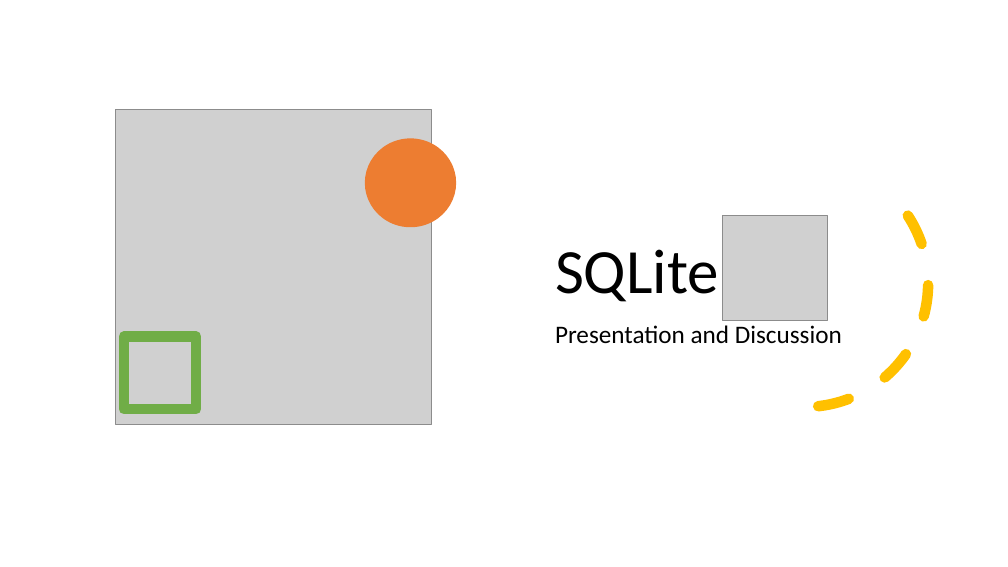
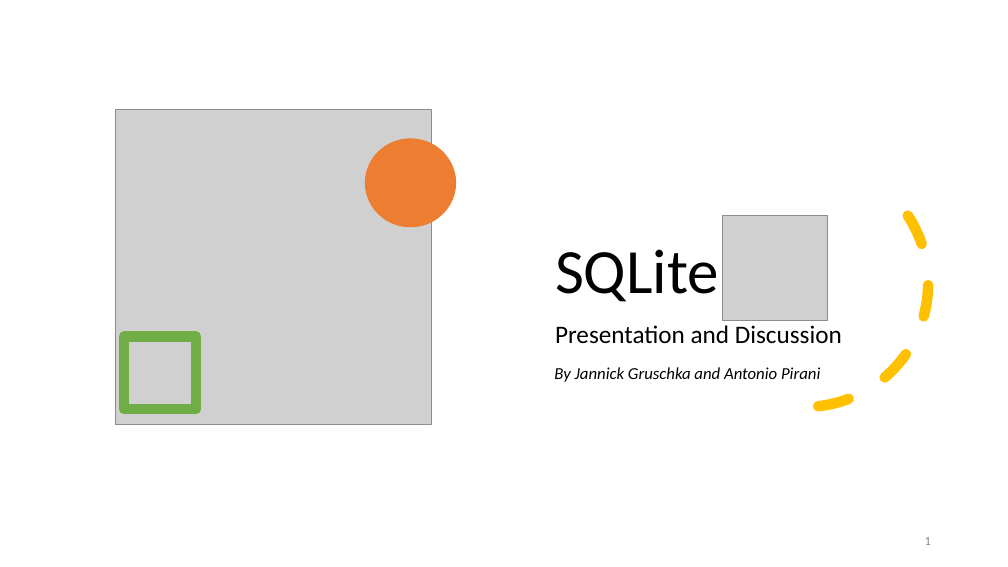
Before and after one commit to AntonioPirani/SQLiteProject, a slide deck: slide 1 of Presentation.pptx. Drawn at 1008x567 pixels with LibreOffice and Linux fonts; fonts in the diff are those of the drawing; grey boxes stand for pictures. Boxes give left, top, right and bottom in pixels: in the first picture for what was removed or moved away, otherwise in the second. Text is boxed around its words. In the diff, an @@ line names an element or a change of style, - is before the commit and + after.

```diff
--- a/Presentation.pptx
+++ b/Presentation.pptx
@@ text added at (x1=554, y1=367, x2=820, y2=382), 16 pt, text #000000, italic @@
+By Jannick Gruschka and Antonio Pirani
@@ page number added at (x1=925, y1=537, x2=931, y2=545), 12 pt, text #8C8C8C @@
+1
```
Also in this commit, not shown: 20 other slides changed, 3 slides added.
